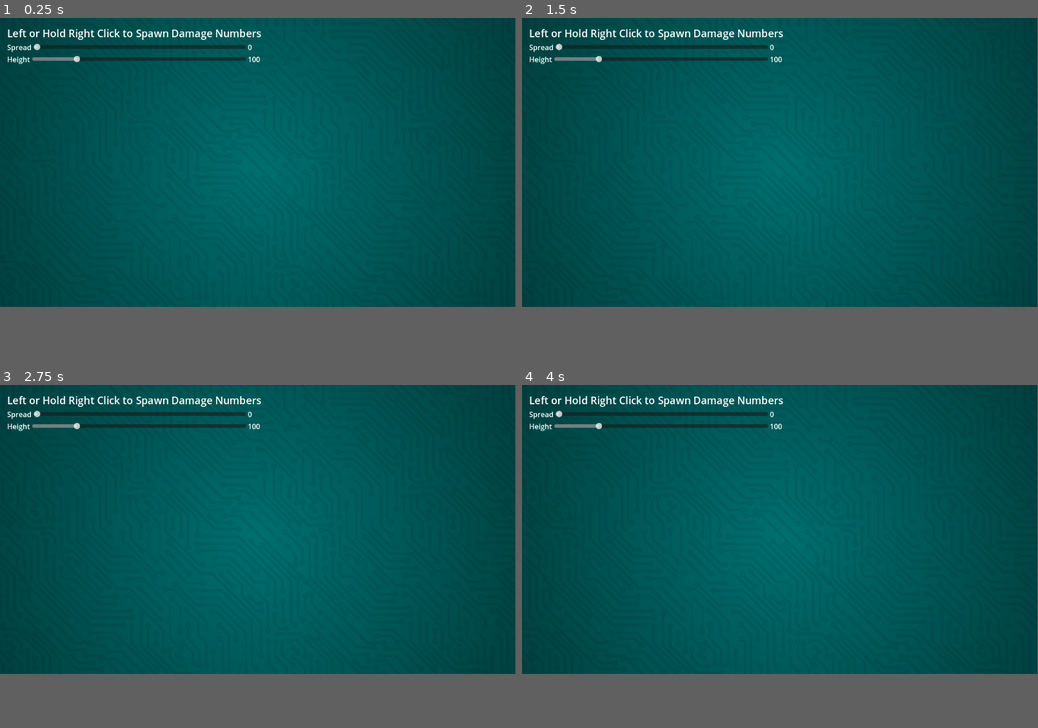
Above: before the commit, frames 1-4 (two rows, left to right).
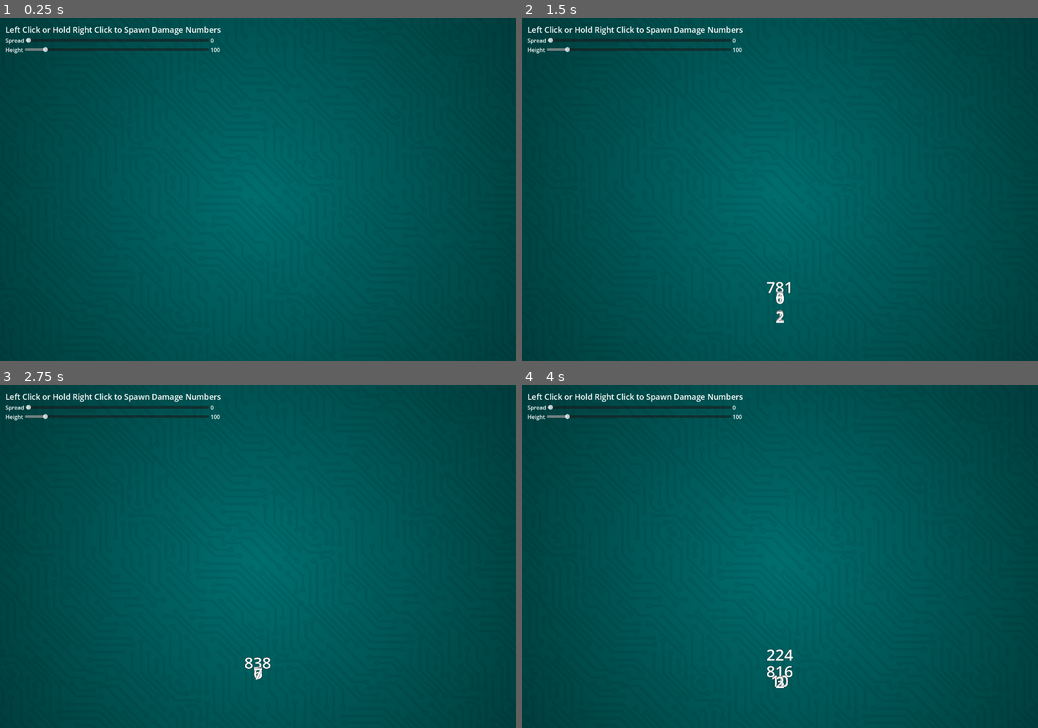
Above: after the commit, the same moments.

Repository: Ryan-Mirch/Damage-Numbers
Game: Godot game, scene res://2d_demo.tscn
The game is run twice, just before and just after one commit, with the same random seed, the same clock (stepped at 60 frames per second) and the same inputs.
Inputs (mouse positions are in pixels of both pictures, inside the frame that each line leads up to):
- Up to frame 1 (0.25 s): no input
- Up to frame 2 (1.5 s): tap Enter at 0.5, 1.25 s; move the mouse to (893, 148) at 0.52 s; press the mouse at (893, 148) at 0.53 s; right-click (893, 148) at 0.8 s; move the mouse to (676, 175) at 1.27 s; release the mouse at (676, 175) at 1.28 s; right-click (676, 175) at 1.35 s
- Up to frame 3 (2.75 s): click (154, 542) at 1.55 s; tap Enter at 2 s; move the mouse to (309, 467) at 2.02 s; press the mouse at (309, 467) at 2.03 s; right-click (309, 467) at 2.3 s
- Up to frame 4 (4 s): tap Enter at 2.75, 3.5 s; move the mouse to (754, 587) at 2.77 s; release the mouse at (754, 587) at 2.78 s; right-click (754, 587) at 2.85 s; click (754, 587) at 3.05 s; move the mouse to (934, 573) at 3.52 s; press the mouse at (934, 573) at 3.53 s; right-click (934, 573) at 3.8 s
In our replay, the window is 799x449 before the commit and 800x533 after it. These sizes can differ from the game's own. Grey fills any space a smaller window leaves; there, only what the larger window draws over its background counts as a difference.

The runs differ from the first frame. In frame 1, 2.2% of the frame differs, in the area x 1-51%, y 2-14%; in frame 2, 2.4%; in frame 3, 2.4%; in frame 4, 2.5%, in the area x 1-53%, y 2-89%.

Commit message:
changes made during recording

Diff:
--- a/2d_demo.gd
+++ b/2d_demo.gd
@@ -1,7 +1,7 @@
 extends Control
 
 @onready var spawn_point = %SpawnPoint
-@onready var damage_number_2d_template = load("res://Damage_Number_2D.tscn")
+@onready var damage_number_2d_template = preload("res://Damage_Number_2D.tscn")
 @onready var spread_value:Label = %"Spread Value"
 @onready var height_value:Label = %"Height Value"
 
@@ -12,14 +12,14 @@
 func _ready() -> void:
 	pass # Replace with function body.
 
-func _process(delta: float) -> void:
+func _process(_delta: float) -> void:
 	if rmb_held:
 		spawn_damage_number(randf_range(0,10))
 
 
 func _input(event: InputEvent) -> void:
 	if event.is_action_pressed("Left Click"):
-		spawn_damage_number(randf_range(0,10))
+		spawn_damage_number(randf_range(0,1000))
 
 	if event.is_action_pressed("Right Click"):
 		rmb_held = true
@@ -50,9 +50,6 @@
 		return new_damage_number
 
 
-
-
-
 func _on_spread_value_changed(value: float) -> void:
 	spread_value.text = str(value)
 
--- a/2d_demo.tscn
+++ b/2d_demo.tscn
@@ -36,16 +36,16 @@
 offset_right = 581.0
 offset_bottom = 113.0
 
-[node name="Label" type="Label" parent="VBoxContainer"]
-offset_right = 565.0
+[node name="Controls" type="Label" parent="VBoxContainer"]
+offset_right = 622.0
 offset_bottom = 35.0
 size_flags_vertical = 1
-text = "Left or Hold Right Click to Spawn Damage Numbers"
+text = "Left Click or Hold Right Click to Spawn Damage Numbers"
 label_settings = SubResource("LabelSettings_bltxw")
 
 [node name="HBoxContainer" type="HBoxContainer" parent="VBoxContainer"]
 offset_top = 39.0
-offset_right = 565.0
+offset_right = 622.0
 offset_bottom = 65.0
 
 [node name="Label" type="Label" parent="VBoxContainer/HBoxContainer"]
@@ -57,24 +57,24 @@
 unique_name_in_owner = true
 offset_left = 59.0
 offset_top = 5.0
-offset_right = 531.0
+offset_right = 588.0
 offset_bottom = 21.0
 size_flags_horizontal = 3
 size_flags_vertical = 4
-max_value = 300.0
+max_value = 1000.0
 step = 0.1
 
 [node name="Spread Value" type="Label" parent="VBoxContainer/HBoxContainer"]
 unique_name_in_owner = true
 custom_minimum_size = Vector2(30, 0)
-offset_left = 535.0
-offset_right = 565.0
+offset_left = 592.0
+offset_right = 622.0
 offset_bottom = 26.0
 text = "0"
 
 [node name="HBoxContainer2" type="HBoxContainer" parent="VBoxContainer"]
 offset_top = 69.0
-offset_right = 565.0
+offset_right = 622.0
 offset_bottom = 95.0
 
 [node name="Label" type="Label" parent="VBoxContainer/HBoxContainer2"]
@@ -86,19 +86,19 @@
 unique_name_in_owner = true
 offset_left = 56.0
 offset_top = 5.0
-offset_right = 531.0
+offset_right = 588.0
 offset_bottom = 21.0
 size_flags_horizontal = 3
 size_flags_vertical = 4
-max_value = 500.0
+max_value = 1000.0
 step = 0.1
 value = 100.0
 
 [node name="Height Value" type="Label" parent="VBoxContainer/HBoxContainer2"]
 unique_name_in_owner = true
 custom_minimum_size = Vector2(30, 0)
-offset_left = 535.0
-offset_right = 565.0
+offset_left = 592.0
+offset_right = 622.0
 offset_bottom = 26.0
 text = "100"
 
--- a/Damage_Number_2D.tscn
+++ b/Damage_Number_2D.tscn
@@ -24,28 +24,34 @@
 "points": PackedFloat32Array(2, -0.25, 0, 0.25, 0, 1),
 "times": PackedFloat32Array(0)
 }
+tracks/2/type = "bezier"
+tracks/2/imported = false
+tracks/2/enabled = true
+tracks/2/path = NodePath("LabelContainer:modulate:a")
+tracks/2/interp = 1
+tracks/2/loop_wrap = true
+tracks/2/keys = {
+"points": PackedFloat32Array(1, -0.25, 0, 0.25, 0, 1),
+"times": PackedFloat32Array(0)
+}
 
 [sub_resource type="Animation" id="Animation_lhokx"]
 resource_name = "Rise and Fade"
 step = 0.05
-tracks/0/type = "method"
+tracks/0/type = "bezier"
 tracks/0/imported = false
 tracks/0/enabled = true
-tracks/0/path = NodePath(".")
+tracks/0/path = NodePath("LabelContainer:scale:x")
 tracks/0/interp = 1
 tracks/0/loop_wrap = true
 tracks/0/keys = {
-"times": PackedFloat32Array(1),
-"transitions": PackedFloat32Array(1),
-"values": [{
-"args": [],
-"method": &"remove"
-}]
+"points": PackedFloat32Array(1, -0.25, 0, 0.25, 0, 1, 2, -0.25, 0, 0.25, 0, 1, 2, -0.25, 0, 0.25, 0, 1, 0.8, -0.25, 0, 0.25, 0, 1),
+"times": PackedFloat32Array(0, 0.3, 0.35, 1)
 }
 tracks/1/type = "bezier"
 tracks/1/imported = false
 tracks/1/enabled = true
-tracks/1/path = NodePath("LabelContainer:scale:x")
+tracks/1/path = NodePath("LabelContainer:scale:y")
 tracks/1/interp = 1
 tracks/1/loop_wrap = true
 tracks/1/keys = {
@@ -55,22 +61,26 @@
 tracks/2/type = "bezier"
 tracks/2/imported = false
 tracks/2/enabled = true
-tracks/2/path = NodePath("LabelContainer:scale:y")
+tracks/2/path = NodePath("LabelContainer:modulate:a")
 tracks/2/interp = 1
 tracks/2/loop_wrap = true
 tracks/2/keys = {
-"points": PackedFloat32Array(1, -0.25, 0, 0.25, 0, 1, 2, -0.25, 0, 0.25, 0, 1, 2, -0.25, 0, 0.25, 0, 1, 0.8, -0.25, 0, 0.25, 0, 1),
-"times": PackedFloat32Array(0, 0.3, 0.35, 1)
+"points": PackedFloat32Array(0, -0.25, 0, 0.25, 0, 1, 1, -0.25, 0, 0.25, 0, 1, 1, -0.25, 0, 0.25, 0, 1, 0, -0.25, 0, 0.25, 0, 1),
+"times": PackedFloat32Array(0, 0.15, 0.35, 1)
 }
-tracks/3/type = "bezier"
+tracks/3/type = "method"
 tracks/3/imported = false
 tracks/3/enabled = true
-tracks/3/path = NodePath("LabelContainer:modulate:a")
+tracks/3/path = NodePath(".")
 tracks/3/interp = 1
 tracks/3/loop_wrap = true
 tracks/3/keys = {
-"points": PackedFloat32Array(0, -0.25, 0, 0.25, 0, 1, 1, -0.25, 0, 0.25, 0, 1, 1, -0.25, 0, 0.25, 0, 1, 0, -0.25, 0, 0.25, 0, 1),
-"times": PackedFloat32Array(0, 0.2, 0.35, 1)
+"times": PackedFloat32Array(1),
+"transitions": PackedFloat32Array(1),
+"values": [{
+"args": [],
+"method": &"remove"
+}]
 }
 
 [sub_resource type="AnimationLibrary" id="AnimationLibrary_np4dl"]
@@ -96,7 +106,6 @@
 
 [node name="LabelContainer" type="Node2D" parent="."]
 unique_name_in_owner = true
-modulate = Color(1, 1, 1, 0)
 position = Vector2(0, -40)
 scale = Vector2(2, 2)
 
--- a/project.godot
+++ b/project.godot
@@ -25,6 +25,11 @@
 config/features=PackedStringArray("4.0", "Vulkan Clustered")
 config/icon="res://icon.png"
 
+[display]
+
+window/size/viewport_width=1500
+window/size/viewport_height=1000
+
 [input]
 
 "Left Click"={
